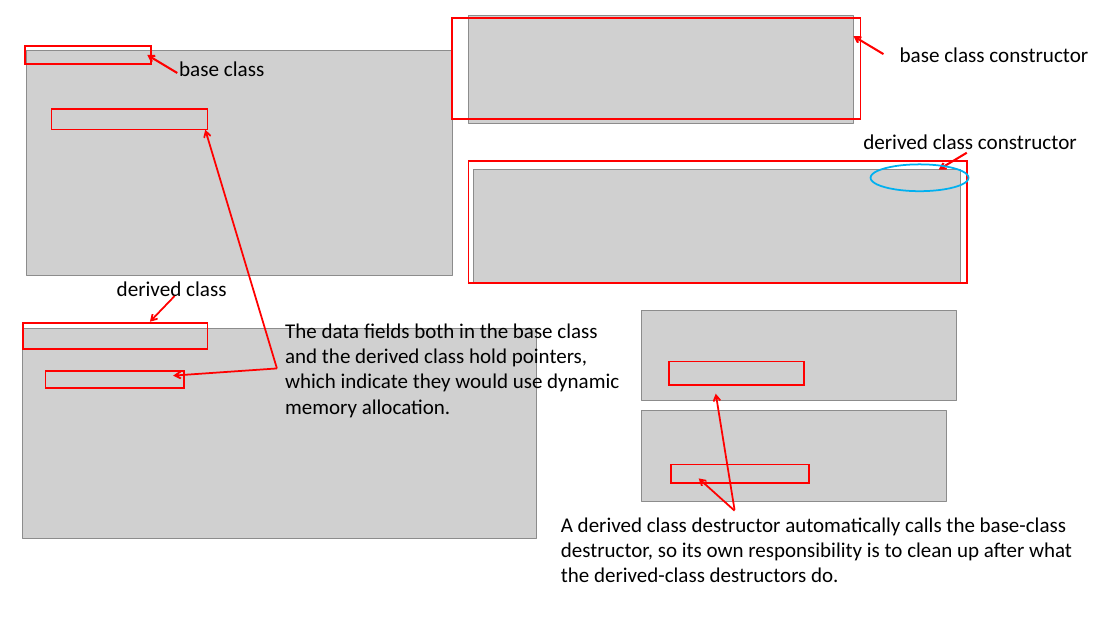
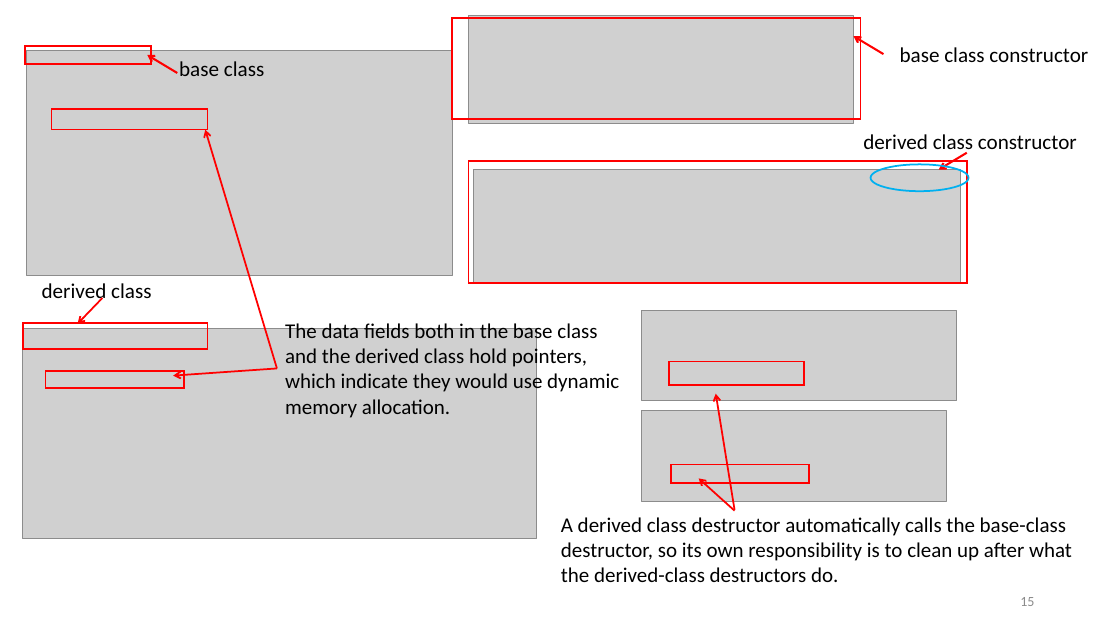
Before and after one commit to ShiqiYu/CPP, a slide deck: slide 15 of week12/Lab12.pptx (slide 13 before the commit). Drawn at 1120x630 pixels with LibreOffice and Linux fonts; fonts in the diff are those of the drawing; grey boxes stand for pictures; background and template pictures are left out. Boxes give left, top, right and bottom in pixels: in the first picture for what was removed or moved away, otherwise in the second. Text is boxed around its words. In the diff, an @@ line names an element or a change of style, - is before the commit and + after.

```diff
--- a/week12/Lab12.pptx
+++ b/week12/Lab12.pptx
@@ text "derived class": place and size @@
-text "derived class" at (117,281,226,303)
+text "derived class" at (42,283,151,305)
@@ arrow moved from (175, 296) - (150, 322) to (103, 298) - (77, 323) @@
@@ page number added at (1020,597,1034,606), 12 pt, text #8C8C8C @@
+15
```
Also in this commit, not shown: 17 other slides changed, 7 slides added, 1 slide removed, 13 other files.
